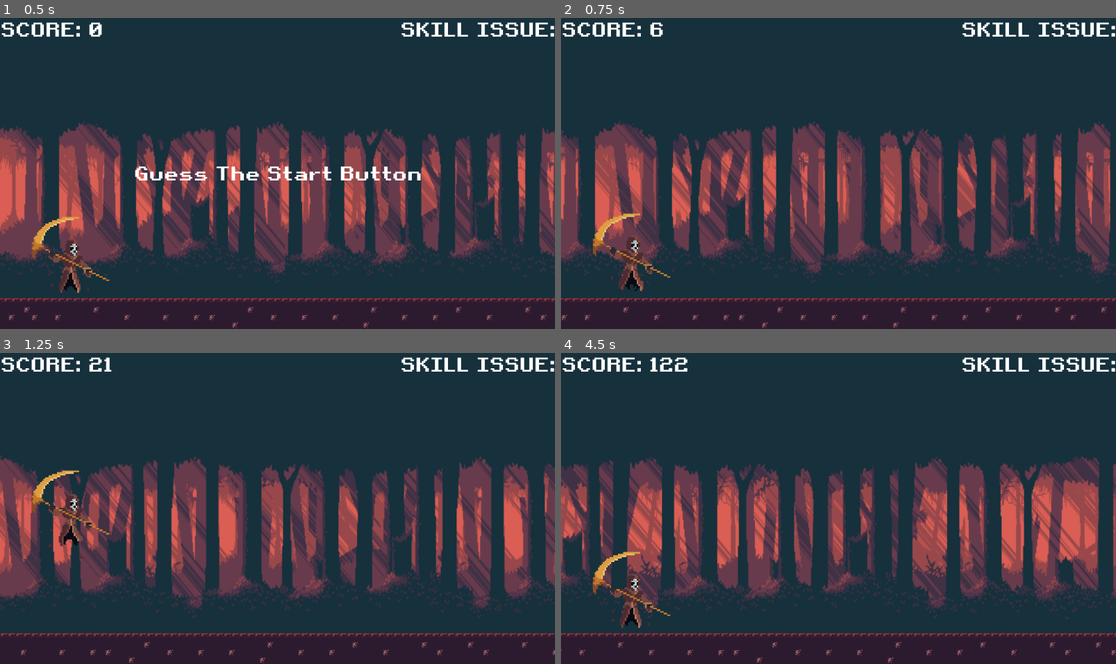
Above: before the commit, frames 1-4 (two rows, left to right).
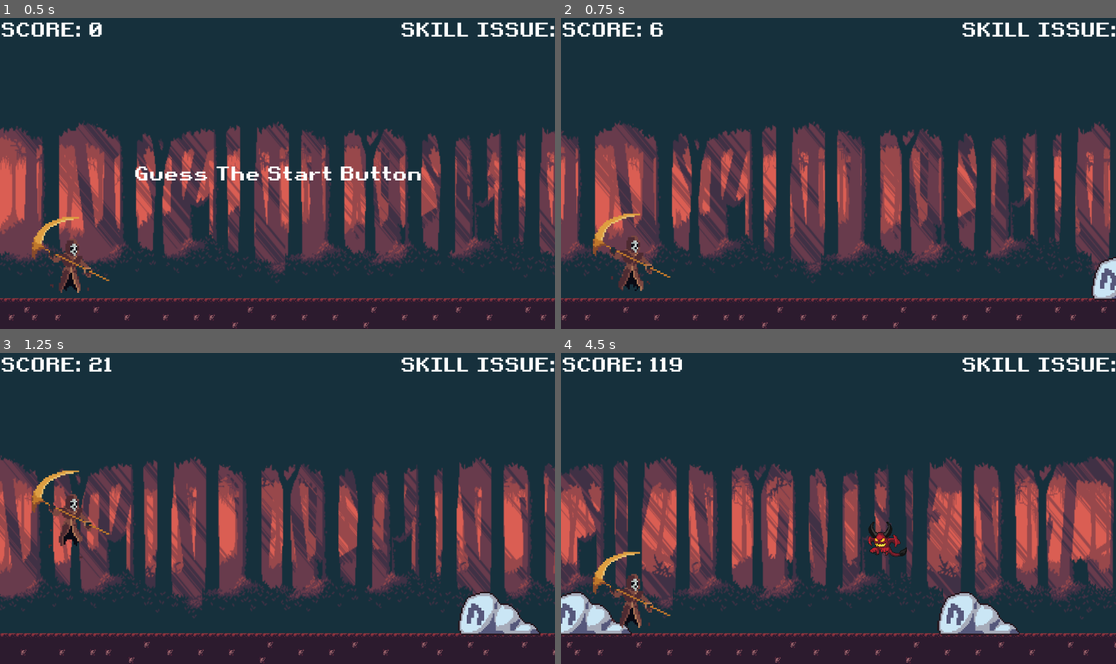
Above: after the commit, the same moments.

Repository: jadon-paulse/midnight-harvest
Game: Godot game, scene res://scenes/main.tscn
Two runs of this game, one before a commit and one after it. Both use one fixed random seed, a clock stepped at 60 frames per second and the inputs below.
Inputs:
- Up to frame 1 (0.5 s): no input
- Up to frame 2 (0.75 s): tap Enter (ui_accept) at 0.5 s
- Up to frame 3 (1.25 s): tap Enter (ui_accept) at 0.77 s
- Up to frame 4 (4.5 s): tap Enter (ui_accept) at 1.52, 3.02, 3.77 s

Frame 1 is identical in both runs. In frame 2, 0.5% of the frame differs, in the area x 95-100%, y 76-91%; in frame 3, 1.4%; in frame 4, 37%, in the area x 0-100%, y 1-100%.

Commit message:
📦NEW: Obstacle Spawning functionality

Diff:
--- a/scenes/characters_enemies/flying_demon.tscn
+++ b/scenes/characters_enemies/flying_demon.tscn
@@ -1,5 +1,6 @@
-[gd_scene load_steps=8 format=3 uid="uid://chegsftdnosv"]
+[gd_scene load_steps=9 format=3 uid="uid://chegsftdnosv"]
 
+[ext_resource type="Script" path="res://scripts/flying_demon.gd" id="1_4a206"]
 [ext_resource type="Texture2D" uid="uid://bb7p5a7dsh0od" path="res://assets/enemy/flying_demon/FLYING.png" id="1_j8ar5"]
 
 [sub_resource type="AtlasTexture" id="AtlasTexture_wumrj"]
@@ -41,7 +42,9 @@
 [sub_resource type="RectangleShape2D" id="RectangleShape2D_ntvny"]
 size = Vector2(178, 238.75)
 
-[node name="Area2D" type="Area2D"]
+[node name="FlyingDemon" type="Area2D"]
+scale = Vector2(0.3, 0.3)
+script = ExtResource("1_4a206")
 
 [node name="AnimatedSprite2D" type="AnimatedSprite2D" parent="."]
 texture_filter = 1
--- a/scenes/obstacles/barrel.tscn
+++ b/scenes/obstacles/barrel.tscn
@@ -6,7 +6,7 @@
 
 [node name="Sprite2D" type="Sprite2D" parent="."]
 texture_filter = 1
-scale = Vector2(4, 4)
+scale = Vector2(3, 3)
 texture = ExtResource("1_a0obh")
 
 [node name="CollisionPolygon2D" type="CollisionPolygon2D" parent="."]
--- a/scenes/obstacles/rock.tscn
+++ b/scenes/obstacles/rock.tscn
@@ -10,5 +10,5 @@
 texture = ExtResource("1_d75f4")
 
 [node name="CollisionPolygon2D" type="CollisionPolygon2D" parent="."]
-scale = Vector2(3, 3)
+scale = Vector2(0.2, 0.2)
 polygon = PackedVector2Array(-18.6667, -13.3333, -25.2, -12, -24, -11, -25, -7.33333, -28.5, 15, 28.5, 15, 28.5, 7.3, 22.2, 2, 18.4, 2, 10.5, -7.7, 10.5, -9.2, 7, -11, 2.3, -11, -1.5, -14.8)
--- a/scenes/obstacles/stump.tscn
+++ b/scenes/obstacles/stump.tscn
@@ -6,7 +6,7 @@
 
 [node name="Sprite2D" type="Sprite2D" parent="."]
 texture_filter = 1
-scale = Vector2(4, 4)
+scale = Vector2(3, 3)
 texture = ExtResource("1_1odk4")
 
 [node name="CollisionPolygon2D" type="CollisionPolygon2D" parent="."]
--- /dev/null
+++ b/scripts/flying_demon.gd
@@ -0,0 +1,11 @@
+extends Area2D
+
+
+# Called when the node enters the scene tree for the first time.
+func _ready() -> void:
+	pass # Replace with function body.
+
+
+# Called every frame. 'delta' is the elapsed time since the previous frame.
+func _process(delta: float) -> void:
+	position.x -= get_parent().speed / 2
--- a/scripts/main.gd
+++ b/scripts/main.gd
@@ -1,20 +1,35 @@
 extends Node
+
+#preload obstacles
+var barrel_scene = preload("res://scenes/obstacles/barrel.tscn")
+var rock_scene = preload("res://scenes/obstacles/rock.tscn")
+var stump_scene = preload("res://scenes/obstacles/stump.tscn")
+var flying_demon_scene = preload("res://scenes/characters_enemies/flying_demon.tscn")
+var obstacle_types := [stump_scene, barrel_scene, rock_scene]
+var obstacles : Array
+var flying_demon_spawn_height := [200, 390]
 
 #game variables
 const REAPER_START_POS := Vector2i(150, 485)
 const CAM_START_POS := Vector2i(576, 324)
+var difficulty
+const MAX_DIFFICULTY : int = 2
 var score : int
 const SCORE_MODIFIER : int = 10
 var speed : float
 const START_SPEED : float = 5.0
 const MAX_SPEED : int = 25
-const SPEED_MODIFIER : int = 1000
+const SPEED_MODIFIER : int = 5000
 var screen_size : Vector2i
+var ground_height : int
 var game_running : bool
+var last_obs
 
 # Called when the node enters the scene tree for the first time.
 func _ready() -> void:
 	screen_size = get_window().size
+	#manual because ground is a tilemaplayer
+	ground_height = 65
 	new_game()
 
 
@@ -22,6 +37,7 @@
 	score = 0
 	show_score()
 	game_running = false
+	difficulty = 0
 
 	#reset the nodes
 	$Reaper.position = REAPER_START_POS
@@ -38,8 +54,11 @@
 		speed = START_SPEED + score / SPEED_MODIFIER
 		if speed > MAX_SPEED:
 			speed = MAX_SPEED
-			print(speed)
-		print(speed)
+		adjust_difficulty()
+
+		#generate obstacles
+		generate_obs()
+
 		#move Reaper and camera
 		$Reaper.position.x += speed
 		$Camera2D.position.x += speed
@@ -48,13 +67,58 @@
 		score += speed
 		show_score()
 
-	#update ground position (so it keeps repeating)
-	if $Camera2D.position.x - $Ground.position.x > screen_size.x * 1.5:
-		$Ground.position.x += screen_size.x
+		#update ground position (so it keeps repeating)
+		if $Camera2D.position.x - $Ground.position.x > screen_size.x * 1.5:
+			$Ground.position.x += screen_size.x
+
+		#clean up obs from memory
+		for obs in obstacles:
+			if obs.position.x < ($Camera2D.position.x - screen_size.x):
+				remove_obs(obs)
+
 	else:
 		if Input.is_action_pressed("ui_accept"):
 			game_running = true
 			$HUD.get_node("Start Label").hide()
 
+func generate_obs():
+	#generate ground obs
+	if obstacles.is_empty() or last_obs.position.x < score + randi_range(300, 500):
+		var obs_type = obstacle_types[randi() % obstacle_types.size()]
+		var obs
+		var max_obs = difficulty + 1
+		for i in range(randi() % max_obs + 1):
+			obs = obs_type.instantiate()
+			var obs_height = obs.get_node("Sprite2D").texture.get_height()
+			var obs_scale = obs.get_node("Sprite2D").scale
+			var obs_x : int = screen_size.x + score + 100 + (i * 100)
+			var obs_y : int = screen_size.y - ground_height - (obs_height * obs_scale.y/2) + 5
+			last_obs = obs
+			add_obs(obs, obs_x, obs_y)
+		#spawn bird
+		if difficulty == 0:
+			if (randi() % 2) == 0:
+				obs = flying_demon_scene.instantiate()
+				var obs_x : int = screen_size.x + score + 100
+				var obs_y : int = flying_demon_spawn_height[randi() % flying_demon_spawn_height.size()]
+				add_obs(obs, obs_x, obs_y)
+
+
+
+func add_obs(obs, x,  y):
+	obs.position = Vector2i(x, y)
+	add_child(obs)
+	obstacles.append(obs)
+
+func remove_obs(obs):
+	obs.queue_free()
+	obstacles.erase(obs)
+
+
 func show_score():
 	$HUD.get_node("Score Label").text = "SCORE: " + str(score / SCORE_MODIFIER)
+
+func adjust_difficulty():
+	difficulty = score / SPEED_MODIFIER
+	if difficulty > MAX_DIFFICULTY:
+		difficulty = MAX_DIFFICULTY
Not shown: 1 places in scenes/main.tscn that only renumber resources
